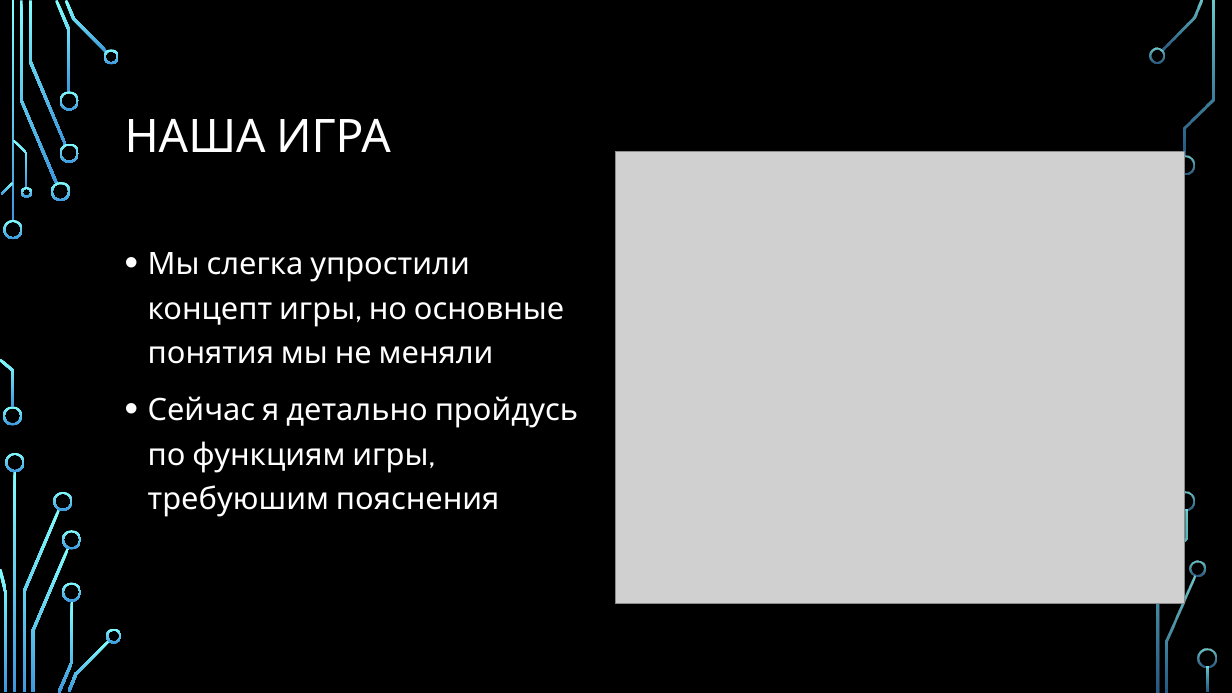
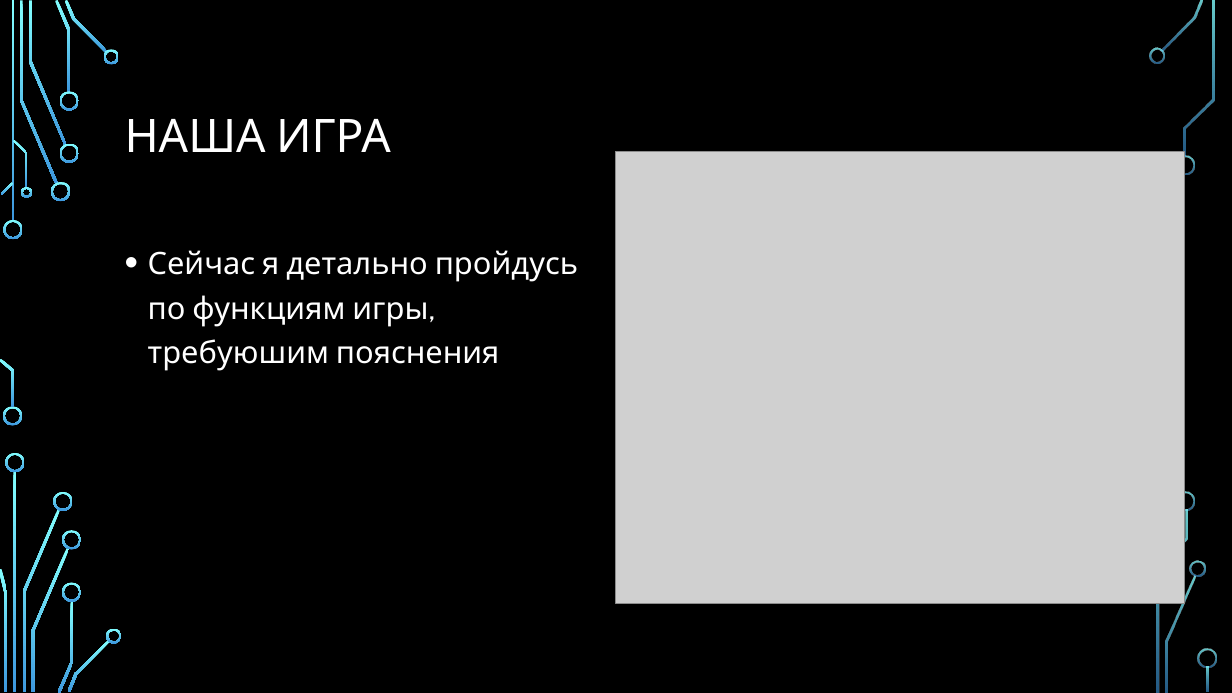
Before and after one commit to AlexeyBirukov1/gleb_lexa, a slide deck: slide 4 of CyberШарики.pptx. Drawn at 1232x693 pixels with LibreOffice and Linux fonts; fonts in the diff are those of the drawing; grey boxes stand for pictures; background and template pictures are left out. Boxes give left, top, right and bottom in pixels: in the first picture for what was removed or moved away, otherwise in the second. Text is boxed around its words. In the diff, an @@ line names an element or a change of style, - is before the commit and + after.

```diff
--- a/CyberШарики.pptx
+++ b/CyberШарики.pptx
@@ text at [148,252,564,364]: paragraph removed @@
-• Мы слегка упростили концепт игры, но основные понятия мы не меняли
```
Also in this commit, not shown: 1 other slide changed, 1 slide removed.
